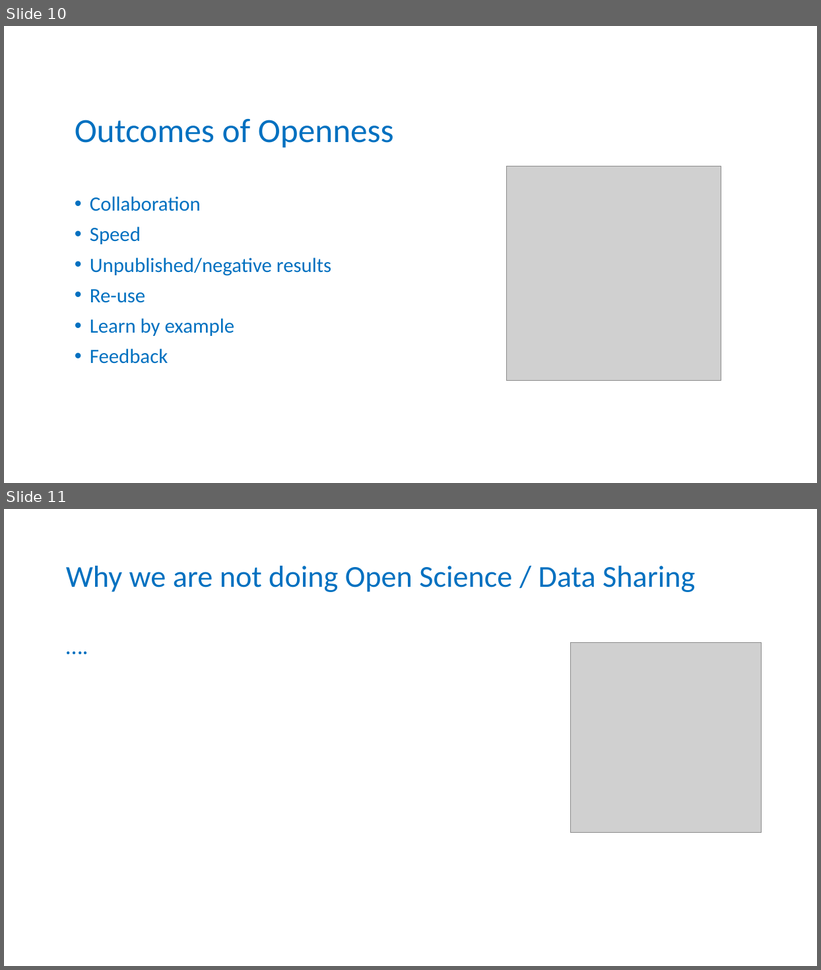
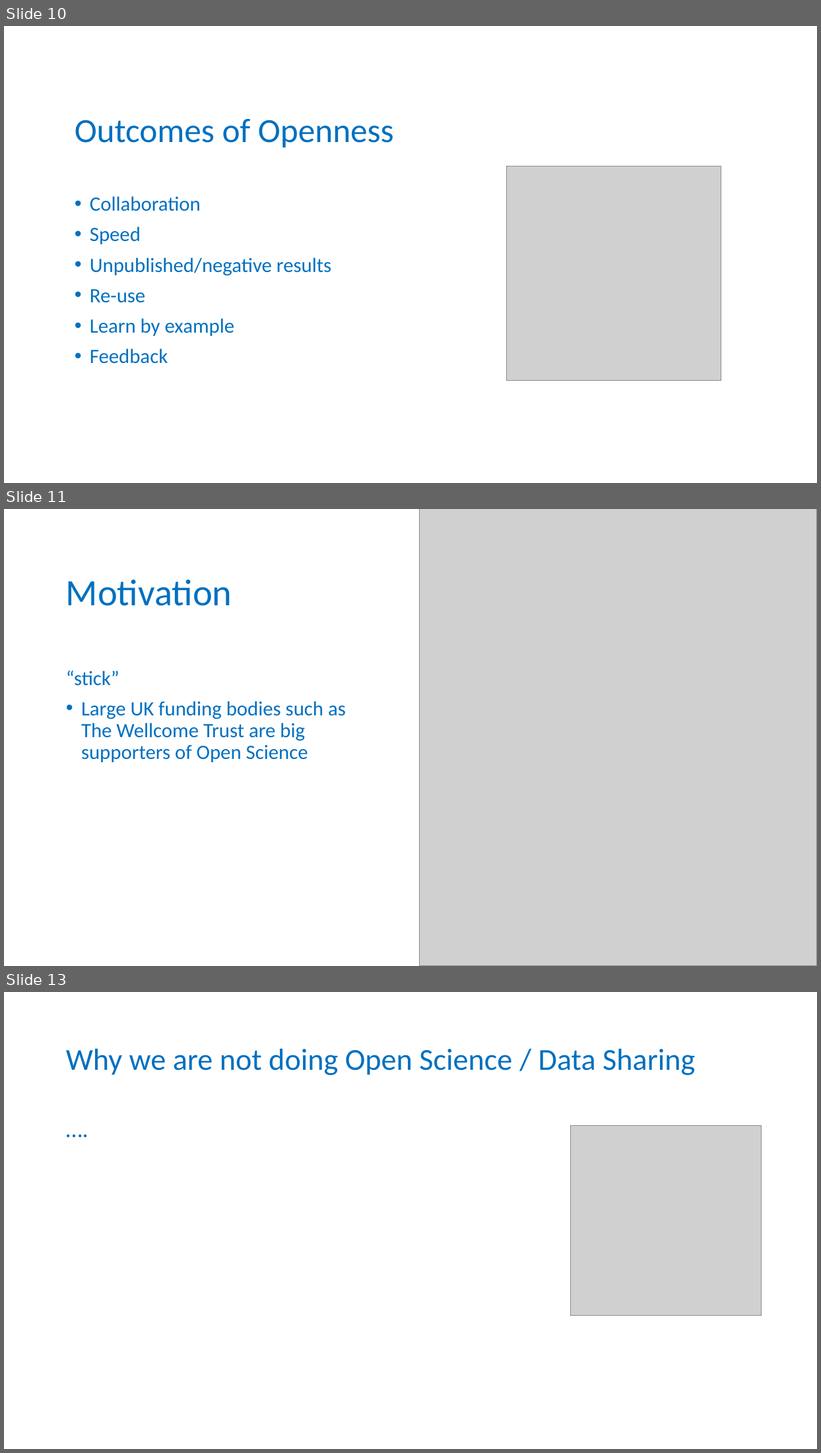
Before and after one commit to tobyhodges/probable-enigma, a slide deck: instructors/01-Why_are_we_here.pptx. Shown one above the other, each under a label of ours: slides 10 and 11 before the commit, slides 10, 11 and 13 after it; the slides between them are not shown. The pictures are 821x970 and 821x1453 pixels, drawn with LibreOffice and Linux fonts; fonts in the diff are those of the drawing; grey boxes stand for pictures; background and template pictures are left out. Boxes give left, top, right and bottom in pixels: in the first picture for what was removed or moved away, otherwise in the second. Text is boxed around its words. In the diff, an @@ line names an element or a change of style, - is before the commit and + after.

```diff
--- a/instructors/01-Why_are_we_here.pptx
+++ b/instructors/01-Why_are_we_here.pptx
@@ slide 11 added at [4, 509, 817, 966], background #FFFFFF @@
@@ picture added at [419, 509, 817, 966] @@
@@ title added at [66, 580, 232, 606], 44 pt, text #0070C0 @@
+Motivation
@@ text added at [66, 671, 346, 762], 24 pt, text #0070C0 @@
+“stick”
+• Large UK funding bodies such as The Wellcome Trust are big supporters of Open Science
@@ what was slide 11 is now slide 13 @@
```
Also in this commit, not shown: 1 other slide added.
